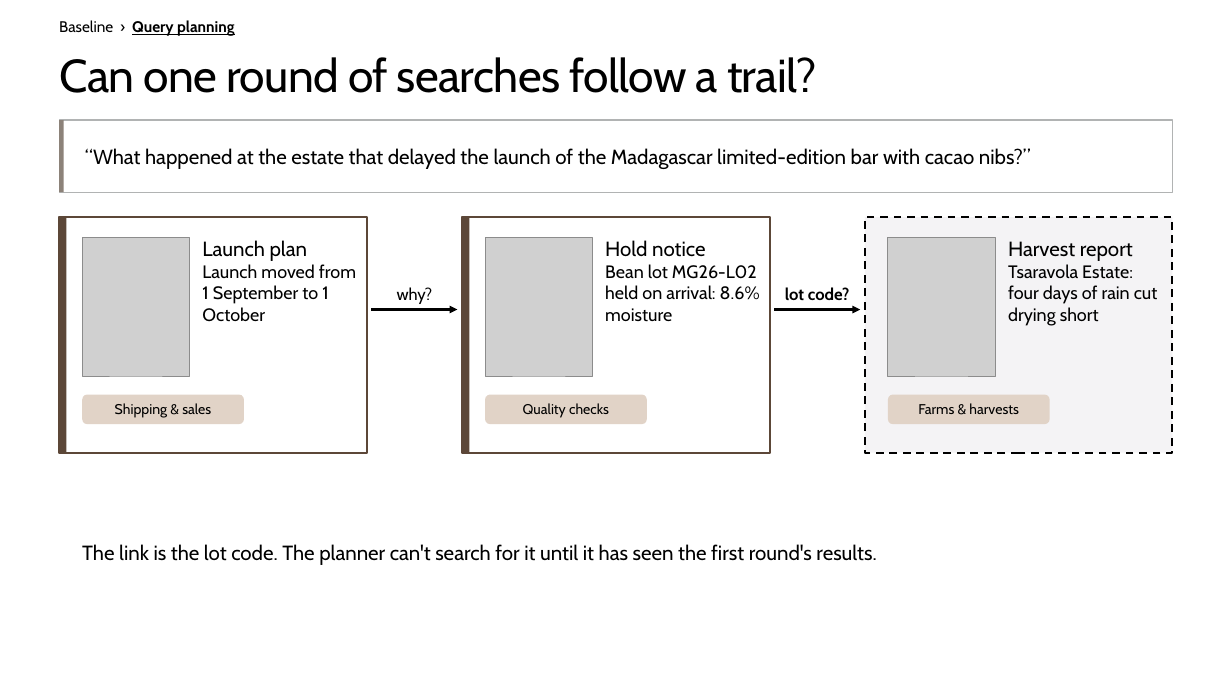
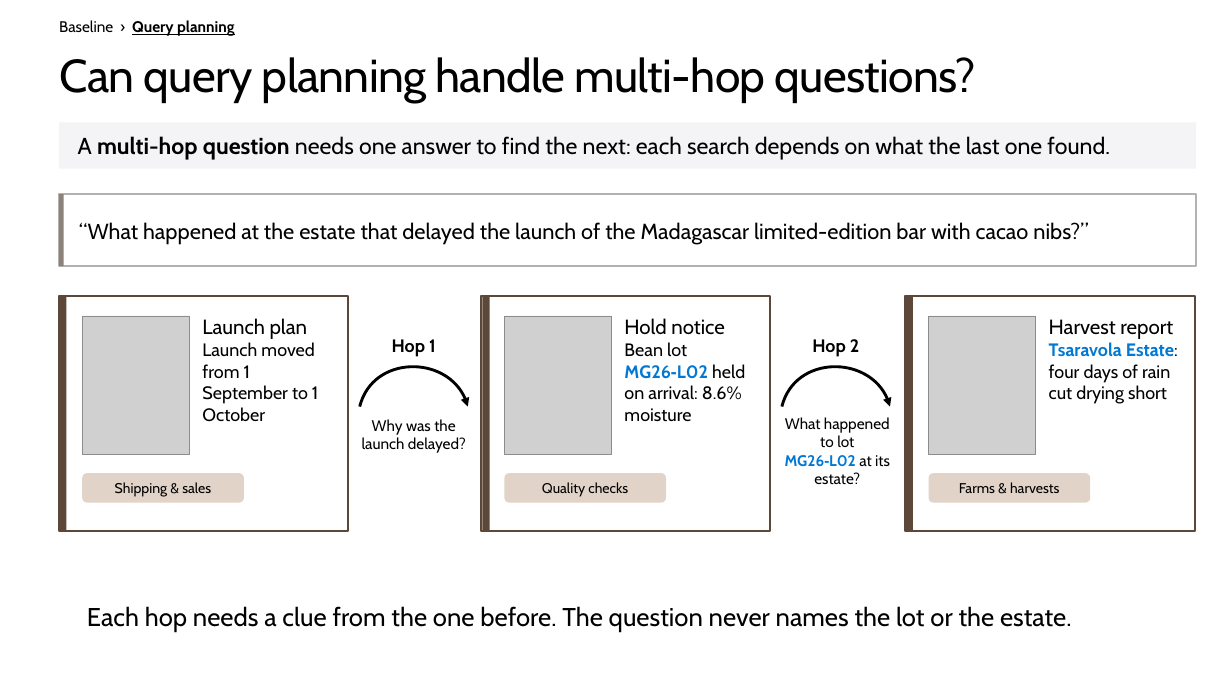
Before and after one commit to microsoft/ignite26-BRK300-building-agentic-retrieval-from-diy-to-foundry-iq, a slide deck: slide 17 of IgniteBRK300-WorkingDeck.pptx. Drawn at 1232x693 pixels with LibreOffice and Linux fonts; fonts in the diff are those of the drawing; grey boxes stand for pictures; background and template pictures are left out. Boxes give left, top, right and bottom in pixels: in the first picture for what was removed or moved away, otherwise in the second. Text is boxed around its words. In the diff, an @@ line names an element or a change of style, - is before the commit and + after.

```diff
--- a/IgniteBRK300-WorkingDeck.pptx
+++ b/IgniteBRK300-WorkingDeck.pptx
@@ title at (59, 57, 976, 103): text changed @@
-Can one round of searches follow a trail?
+Can query planning handle multi-hop questions?
@@ rectangle added at (59, 123, 1197, 169), fill #F4F3F5, 18 pt, text #000000 @@
+A multi-hop question needs one answer to find the next: each search depends on what the last one found.
@@ rectangle: place and size @@
-rectangle at (59, 120, 64, 192)
+rectangle at (59, 194, 64, 266)
@@ rectangle: place and size @@
-rectangle at (59, 120, 1173, 192)
+rectangle at (59, 194, 1197, 266)
@@ text "“What happened at the estate ...": place and size @@
-text "“What happened at the estate ..." at (85, 148, 1031, 169)
+text "“What happened at the estate ..." at (79, 222, 1088, 245)
@@ text "“What happened at the estate ..." at (79, 222, 1088, 245): size 16 to 17 pt @@
@@ 1 picture, 1 rounded rectangle, 1 rectangle: place and size @@
-1 picture, 1 rounded rectangle, 1 rectangle at (59, 217, 244, 453)
+1 picture, 1 rounded rectangle, 1 rectangle at (59, 296, 244, 531)
@@ rectangle: place and size @@
-rectangle at (59, 217, 367, 453)
+rectangle at (59, 296, 348, 531)
@@ text removed at (397, 287, 433, 304) @@
-why?
@@ 1 picture, 1 rounded rectangle, 1 rectangle: place and size @@
-1 picture, 1 rounded rectangle, 1 rectangle at (462, 217, 647, 453)
+1 picture, 1 rounded rectangle, 1 rectangle at (482, 296, 666, 531)
@@ rectangle: place and size @@
-rectangle at (462, 217, 770, 453)
+rectangle at (482, 296, 771, 531)
@@ text removed at (785, 287, 850, 301) @@
-lot code?
@@ rectangle: place and size @@
-rectangle at (865, 217, 1173, 453)
+rectangle at (906, 296, 1195, 531)
@@ rectangle at (906, 296, 1195, 531): fill #F4F3F5 to #FFFFFF; outline #000000 1.5 pt dashed to #5C4738 1.5 pt @@
@@ rectangle added at (906, 296, 913, 531), fill #5C4738 @@
@@ text "Launch plan" rewrapped from (202, 240, 356, 322) to (202, 318, 318, 422) @@
@@ arrow removed from (372, 310) to (457, 310) @@
@@ text "Hold notice": place and size @@
-text "Hold notice" at (605, 240, 760, 322)
+text "Hold notice" at (624, 318, 745, 422)
@@ arrow removed from (775, 310) to (860, 310) @@
@@ picture: place and size @@
-picture at (888, 238, 995, 376)
+picture at (929, 316, 1036, 455)
@@ text "Harvest report": place and size @@
-text "Harvest report" at (1008, 241, 1158, 326)
+text "Harvest report" at (1049, 319, 1178, 404)
@@ text added at (392, 339, 436, 357), 14 pt, text #000000, bold @@
+Hop 1
@@ text at (624, 342, 745, 422): text changed @@
-Bean lot MG26-L02 held on arrival: 8.6% moisture
+Bean lot MG26‑L02 held on arrival: 8.6% moisture
@@ text added at (812, 339, 860, 357), 14 pt, text #000000, bold @@
+Hop 2
@@ text at (1049, 342, 1178, 404): text colour #000000 to #0078D4, bold on in "Tsaravola Estate:" @@
@@ freeform shape added at (360, 365, 468, 407), outline #000000 2.25 pt @@
@@ freeform shape added at (782, 365, 890, 407), outline #000000 2.25 pt @@
@@ text added at (362, 419, 466, 453), 12 pt, text #000000 @@
+Why was the launch delayed?
@@ text added at (785, 417, 890, 484), 12 pt, text #000000 @@
+What happened to lot MG26‑L02 at its estate?
@@ rounded rectangle "Farms & harvests": place and size @@
-rounded rectangle "Farms & harvests" at (888, 395, 1050, 424)
+rounded rectangle "Farms & harvests" at (929, 473, 1091, 503)
@@ text at (87, 606, 1072, 632): text changed; size 16 to 20 pt @@
-The link is the lot code. The planner can't search for it until it has seen the first round's results.
+Each hop needs a clue from the one before. The question never names the lot or the estate.
```
Also in this commit, not shown: 16 other slides changed, 1 slide removed, 7 other files.
